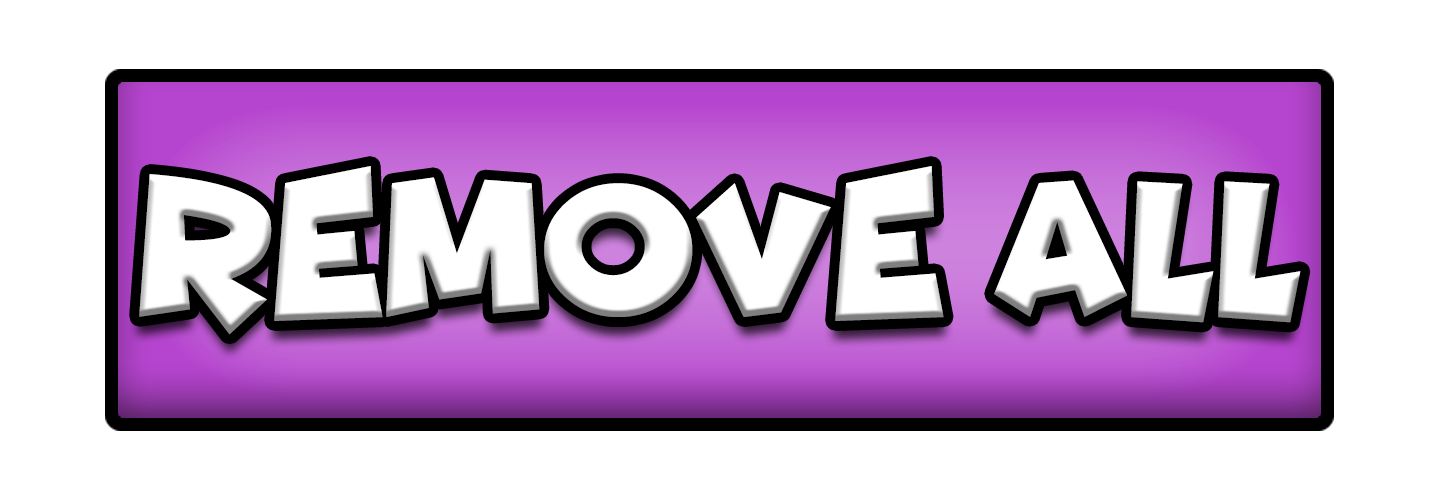
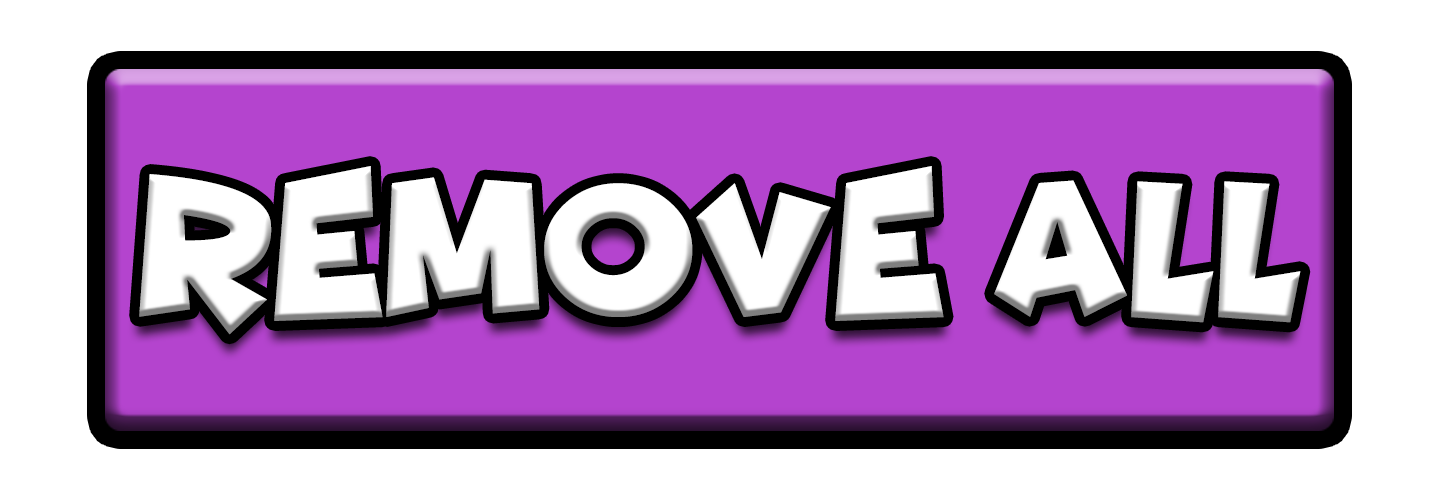
Before/after of a 1440×500 layered artwork. What changed in the layer stack:
painted on "Rounded Rectangle 1" over [105, 69, 1334, 431]
